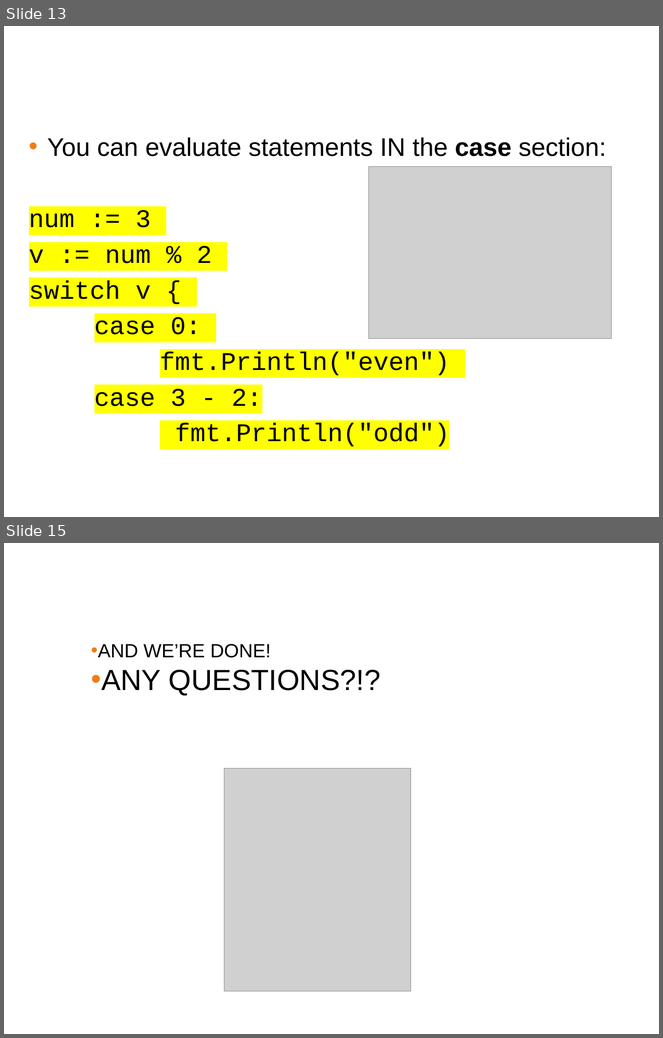
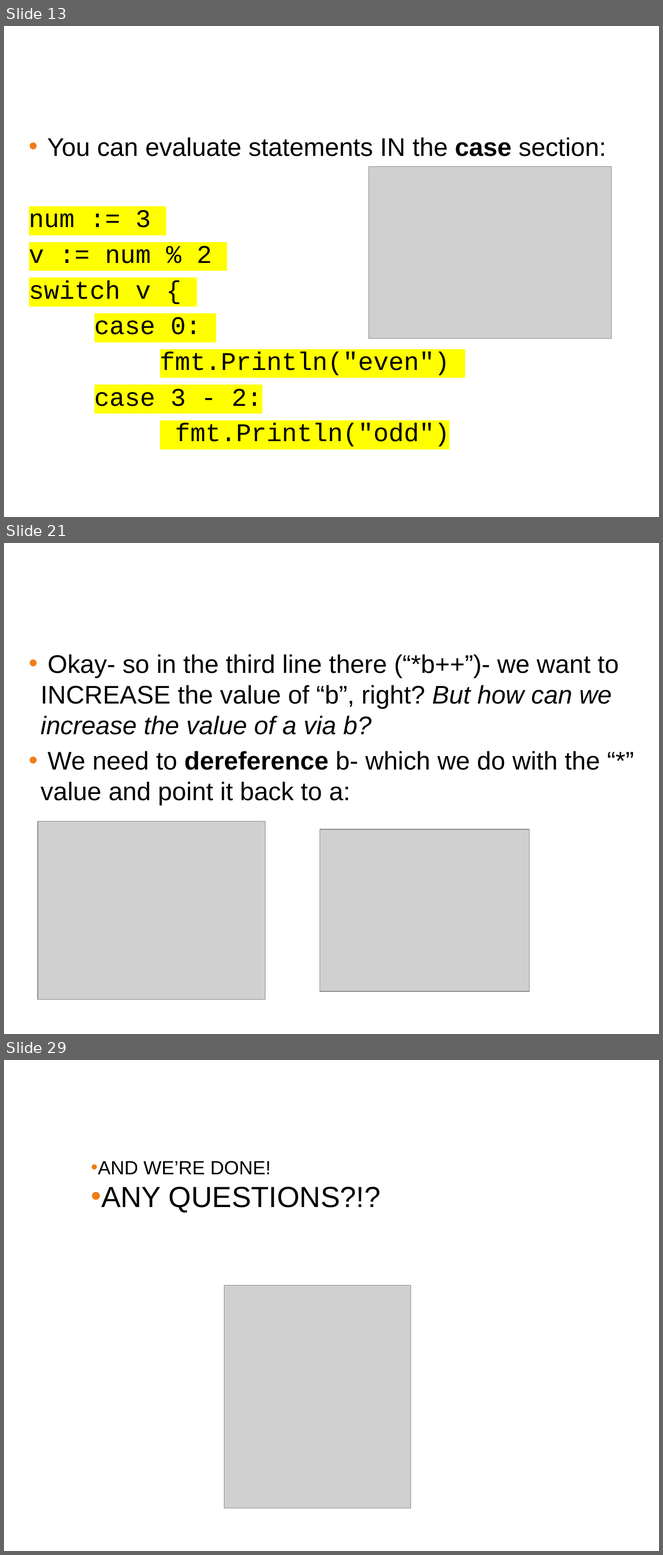
Before and after one commit to ferninphilly/golang_vmware, a slide deck: Module_Three/presentations/module_3_presentation.pptx. Shown one above the other, each under a label of ours: slides 13 and 15 before the commit, slides 13, 21 and 29 after it; the slides between them are not shown. The pictures are 663x1038 and 663x1555 pixels, drawn with LibreOffice and Linux fonts; fonts in the diff are those of the drawing; grey boxes stand for pictures; background and template pictures are left out. Boxes give left, top, right and bottom in pixels: in the first picture for what was removed or moved away, otherwise in the second. Text is boxed around its words. In the diff, an @@ line names an element or a change of style, - is before the commit and + after.

```diff
--- a/Module_Three/presentations/module_3_presentation.pptx
+++ b/Module_Three/presentations/module_3_presentation.pptx
@@ slide 21 added at [4, 543, 659, 1034], background #FFFFFF @@
@@ title added at [9, 554, 653, 602], 38 pt, text #FFFFFF @@
+Pointers in GO (continued)
@@ text added at [40, 654, 619, 806], 28 pt, text #000000 @@
+• Okay- so in the third line there (“*b++”)- we want to INCREASE the value of “b”, right? But how can we increase the value of a via b?
+• We need to dereference b- which we do with the “*” value and point it back to a:
@@ picture added at [38, 822, 266, 1000] @@
@@ picture added at [320, 830, 530, 992] @@
@@ what was slide 15 is now slide 29 @@
```
Also in this commit, not shown: 1 slide changed, 14 other slides added, 1 slide removed, 1 other file.
